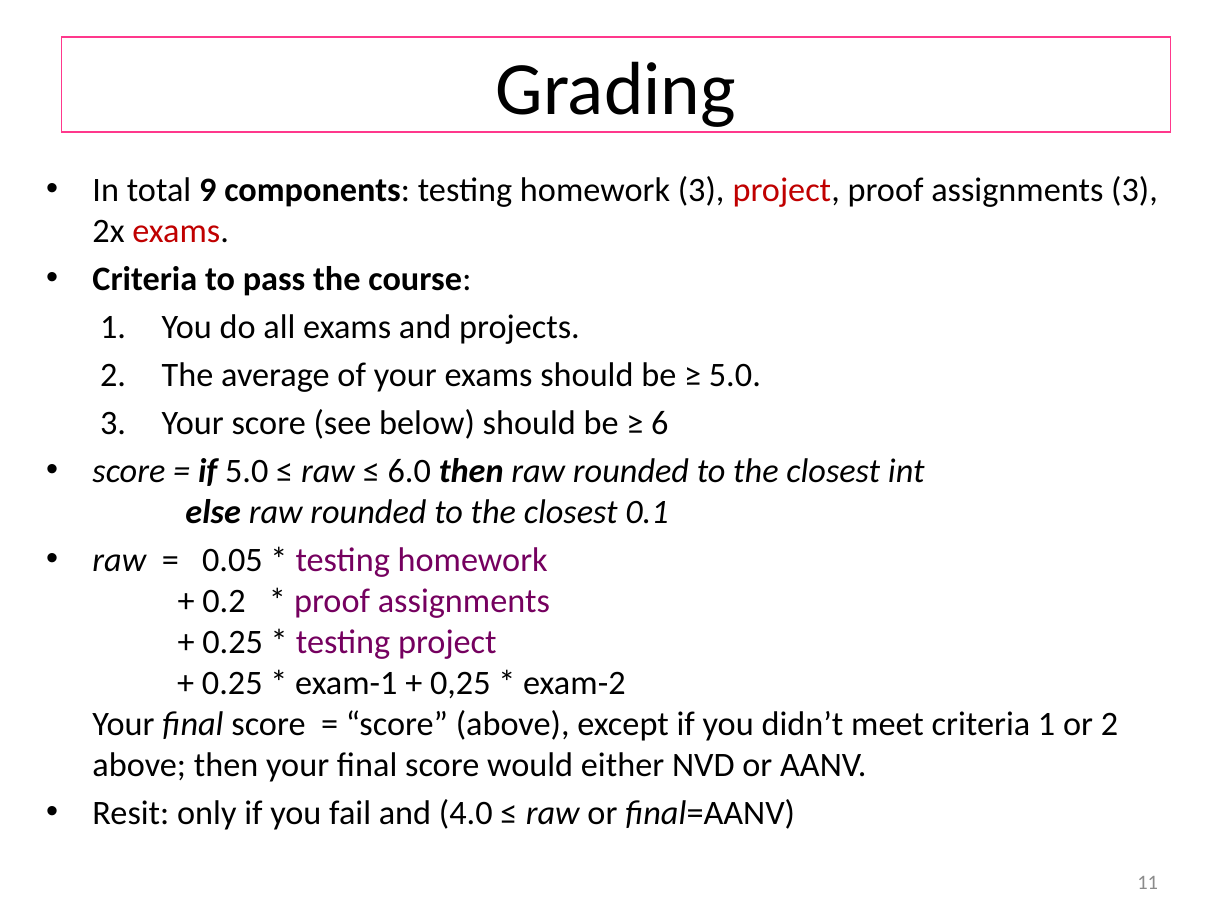
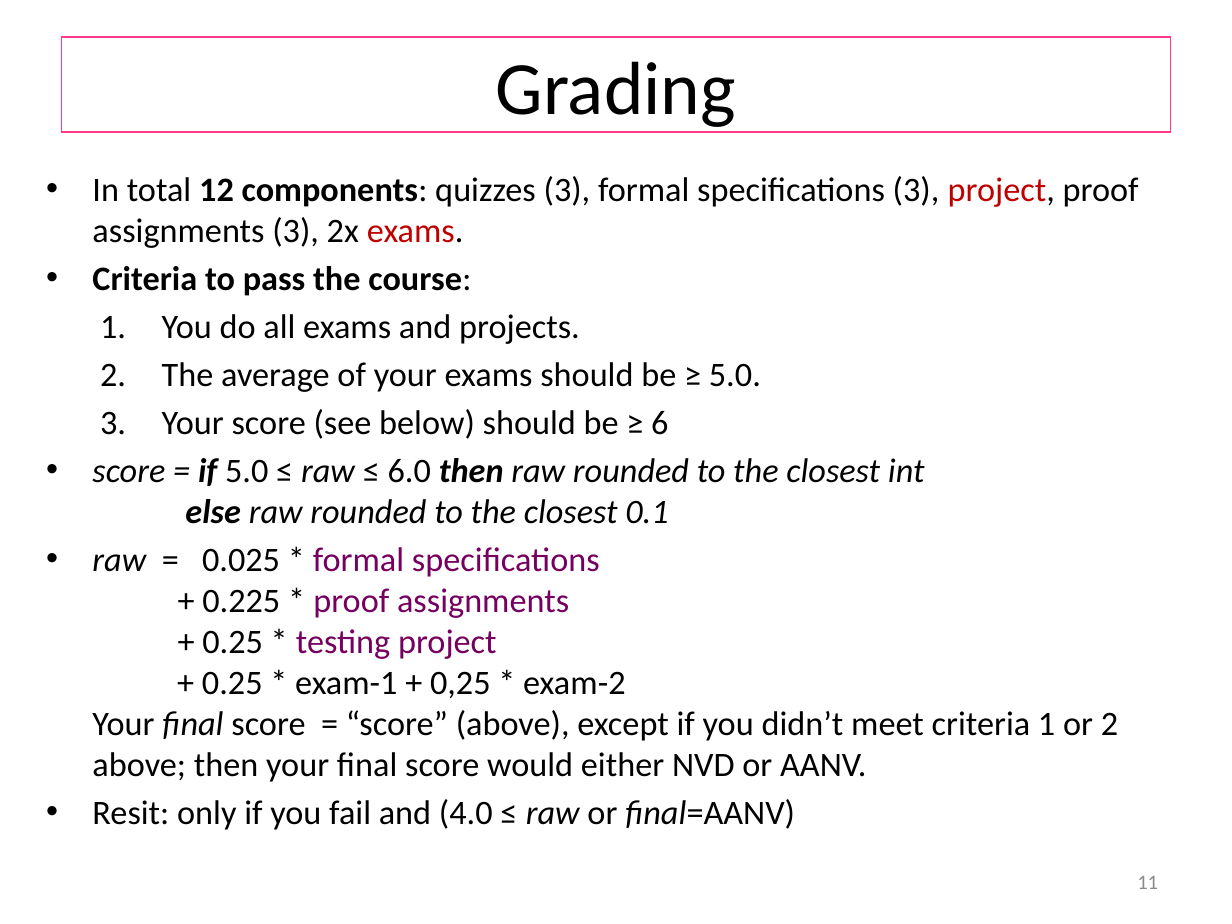
Before and after one commit to wooshrow/b3stv, a slide deck: slide 11 of slides/organization.pptx. Drawn at 1232x924 pixels with LibreOffice and Linux fonts; fonts in the diff are those of the drawing. Boxes give left, top, right and bottom in pixels: in the first picture for what was removed or moved away, otherwise in the second. Text is boxed around its words. In the diff, an @@ line names an element or a change of style, - is before the commit and + after.

```diff
--- a/slides/organization.pptx
+++ b/slides/organization.pptx
@@ text at (92,176,1139,248): text changed @@
-  • In total 9 components: testing homework (3), project, proof assignments (3), 2x exams.
+  • In total 12 components: quizzes (3), formal specifications (3), project, proof assignments (3), 2x exams.
@@ text at (92,547,1118,782): text changed @@
-• raw = 0.05 * testing homework
-  + 0.2 * proof assignments
-  + 0.25 * testing project
-  + 0.25 * exam-1 + 0,25 * exam-2
-  Your final score = “score” (above), except if you didn’t meet criteria 1 or 2 above; then your final score would either NVD or AANV.
+• raw = 0.025 * formal specifications
+  + 0.225 * proof assignments
+  + 0.25 * testing project
+  + 0.25 * exam-1 + 0,25 * exam-2
+  Your final score = “score” (above), except if you didn’t meet criteria 1 or 2 above; then your final score would either NVD or AANV.
```
Also in this commit, not shown: 10 other slides changed, 7 other files.
